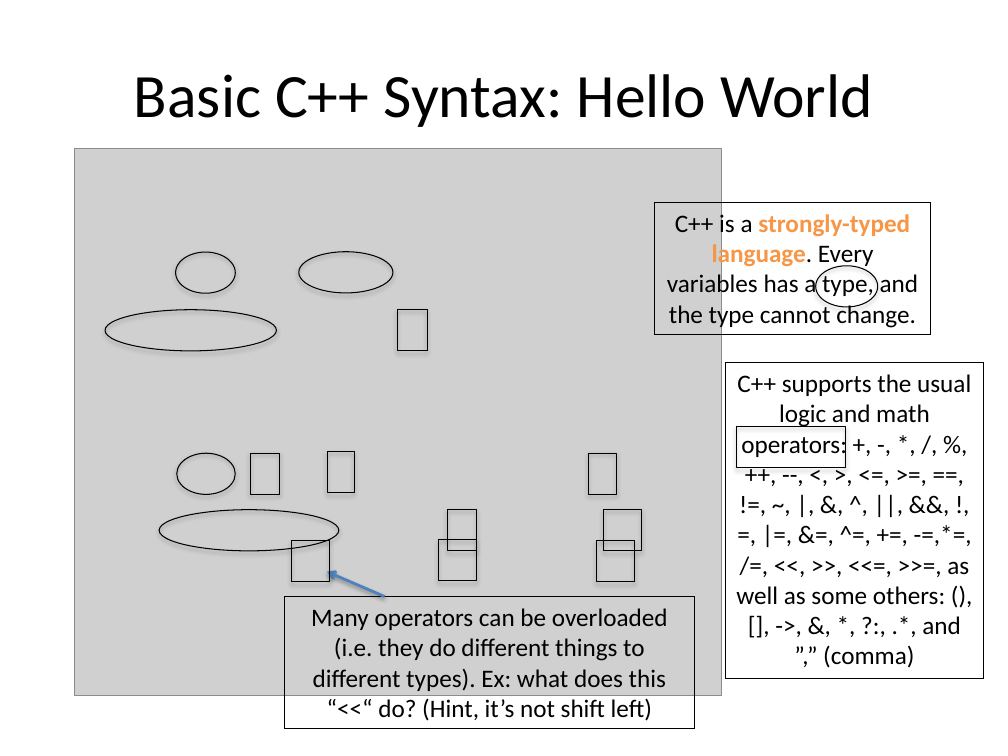
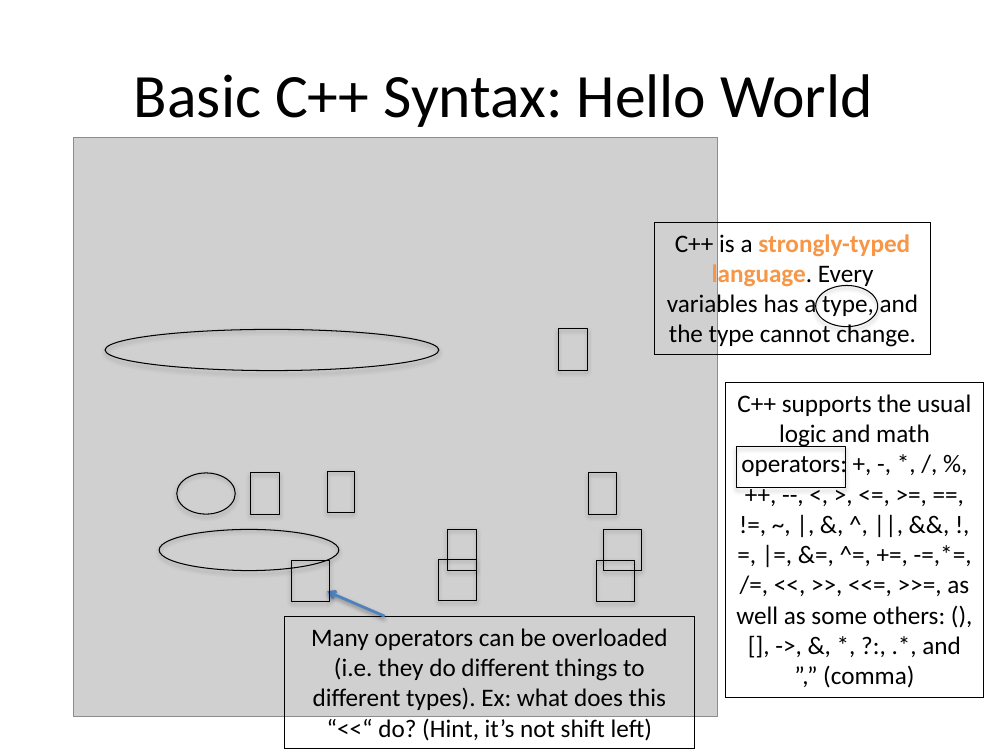
Before and after one commit to devinamatthews/molssi-sss-2017, a slide deck: slide 12 of lectures/c++.pptx (slide 13 before the commit). Drawn at 1008x756 pixels with LibreOffice and Linux fonts; fonts in the diff are those of the drawing; grey boxes stand for pictures. Boxes give left, top, right and bottom in pixels: in the first picture for what was removed or moved away, otherwise in the second. Text is boxed around its words. In the diff, an @@ line names an element or a change of style, - is before the commit and + after.

```diff
--- a/lectures/c++.pptx
+++ b/lectures/c++.pptx
@@ picture: place and size @@
-picture at <box>75,148,722,696</box>
+picture at <box>74,137,718,717</box>
@@ ellipse removed at <box>175,252,235,293</box> @@
@@ ellipse removed at <box>298,252,392,293</box> @@
@@ rectangle: place and size @@
-rectangle at <box>398,309,427,351</box>
+rectangle at <box>558,329,588,370</box>
@@ ellipse: place and size @@
-ellipse at <box>105,309,276,351</box>
+ellipse at <box>105,330,438,371</box>
@@ 12 rectangles, 3 ellipses, 1 arrow: place and size @@
-12 rectangles, 3 ellipses, 1 arrow at <box>159,203,984,729</box>
+12 rectangles, 3 ellipses, 1 arrow at <box>159,222,984,748</box>
```
Also in this commit, not shown: 4 other slides changed, 10 slides added, 1 slide removed, 24 other files.
